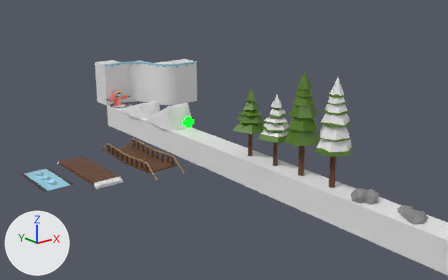
An edit to the Blender file slick/art/Level Assets/LevelAssets.blend, drawn before and after from the same camera.
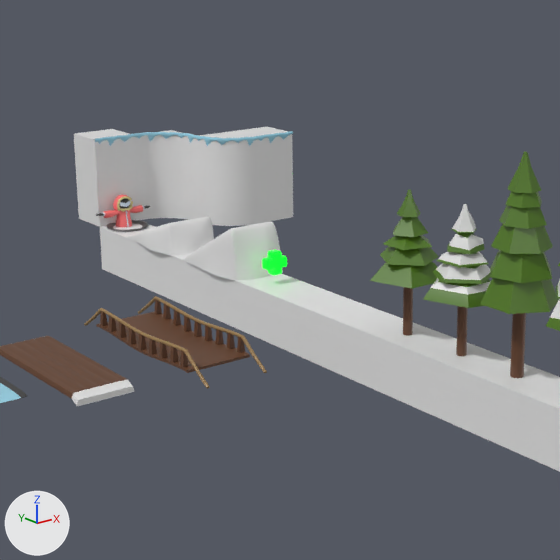
Each version appears first whole from a 50 mm camera at (-48.3, -63.1, 24.9) aimed at (-2.8, -6.2, 2.1), and next in a close-up on the part from 14% to 72% of the width and 0% to 93% of the height. Lighting does not change. The marker at lower left points along +X, +Y and +Z.

The first close-up shows 'Bridge_Logs.001', 'Bridge_Rope.001', 'Curve_Inside', 'Curve_Outside', 'Floor FOR SCALE', 'Ramp_20deg_Snow.001', 'Ramp_30deg_Snow.001', 'Tree_Tall_1_NoSnow.001', 'Tree_Tall_1_Snow.001', 'Tree_Tall_2_NoSnow.001', 'Wall_AllSides.003', 'Wall_Standard'.
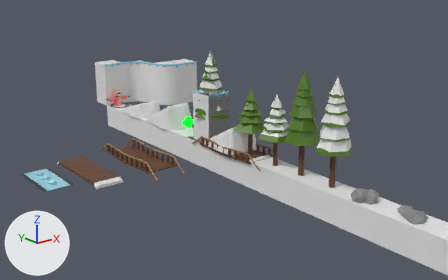
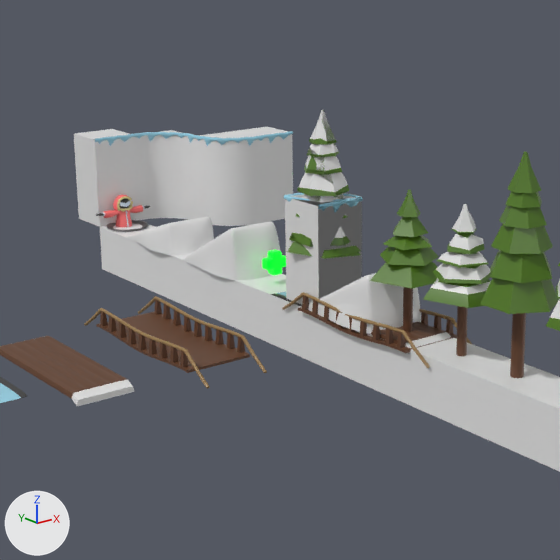
Commit message: corrected boost pad

What differs and where, as boxes (x1, y1, x2, y2) in the close-ups (560 x 560 px):
'Wall_Standard_Snow', added: after (285, 195, 362, 305)
'Ramp_30deg_Snow', added: after (308, 273, 421, 334)
'Tree_Tall_2_Snow', added: after (289, 110, 350, 247)
'Bridge_Rope', added: after (282, 292, 472, 368)
'Bridge_Logs', added: after (370, 322, 451, 354)
'Ramp_20deg_Snow', added: after (330, 304, 368, 334)
'Tree_Tall_2_NoSnow', added: after (289, 110, 349, 247)
'Tree_Tall_1_Snow', added: after (287, 236, 360, 259)
'Wall_NoSides_Snow', added: after (318, 197, 363, 212)
'Tree_Tall_1_NoSnow', added: after (303, 235, 360, 258)
'Wall_Curve_Outside_Snow', added: after (284, 193, 362, 206)
'BoostPad', added: after (271, 291, 302, 307)
'Wall_Curve_Inside_Snow', added: after (287, 193, 361, 198)

Patch to the scene script:
```diff
--- a/slick/art/Level Assets/LevelAssets.blend.py
+++ b/slick/art/Level Assets/LevelAssets.blend.py
@@ me_plane_002 @@
+me_plane_002.from_pydata(...)  # 188 vertices, 166 faces; spans x -1.66..1.66, y -3.33..3.33, z 0.0..0.15
+me_plane_002.polygons.foreach_set('use_smooth', [True] * 166)
+# faces by material slot: [100, 54, 8, 4]
+me_plane_002.materials.append(mat_boost_pad_sides)  # black #3c3c3c
+me_plane_002.materials.append(mat_ice)  # cyan #98d3e7
+me_plane_002.materials.append(mat_ice_dark_001)  # cyan #7aaaba
+me_plane_002.materials.append(mat_ice_light)  # cyan #a7e9ff
@@ ob_boostpad @@
+ob_boostpad = bpy.data.objects.new('BoostPad', me_plane_002)
+ob_boostpad.location = (0.0, 0.0, 0.0)
@@ ob_bridge_logs @@
+ob_bridge_logs = bpy.data.objects.new('Bridge_Logs', me_plane_010.copy())  # the mesh of ob_bridge_logs
+ob_bridge_logs.location = (0.0, 0.0, 0.0)
@@ ob_bridge_rope @@
+ob_bridge_rope = bpy.data.objects.new('Bridge_Rope', me_plane_007.copy())  # the mesh of ob_bridge_rope
+ob_bridge_rope.location = (0.0, 0.0, 0.0)
@@ ob_tree_tall_2_snow @@
+ob_tree_tall_2_snow = bpy.data.objects.new('Tree_Tall_2_Snow', me_cylinder_011.copy())  # the mesh of ob_tree_tall_2_snow
+ob_tree_tall_2_snow.location = (0.0, 0.0, 0.0)
@@ ob_tree_tall_2_nosnow @@
+ob_tree_tall_2_nosnow = bpy.data.objects.new('Tree_Tall_2_NoSnow', me_cylinder_009.copy())  # the mesh of ob_tree_tall_2_nosnow
+ob_tree_tall_2_nosnow.location = (0.0, 0.0, 0.0)
@@ ob_tree_tall_1_snow @@
+ob_tree_tall_1_snow = bpy.data.objects.new('Tree_Tall_1_Snow', me_cylinder_001.copy())  # the mesh of ob_tree_tall_1_snow
+ob_tree_tall_1_snow.location = (0.0, 0.0, 0.0)
@@ ob_tree_tall_1_nosnow @@
+ob_tree_tall_1_nosnow = bpy.data.objects.new('Tree_Tall_1_NoSnow', me_cylinder.copy())  # the mesh of ob_tree_tall_1_nosnow
+ob_tree_tall_1_nosnow.location = (0.0, 0.0, 0.0)
@@ ob_wall_curve_outside_snow @@
+ob_wall_curve_outside_snow = bpy.data.objects.new('Wall_Curve_Outside_Snow', me_cube_018.copy())  # the mesh of ob_wall_curve_outside_snow
+ob_wall_curve_outside_snow.location = (0.0, 0.0, 0.0)
@@ ob_wall_curve_inside_snow @@
+ob_wall_curve_inside_snow = bpy.data.objects.new('Wall_Curve_Inside_Snow', me_cube_017.copy())  # the mesh of ob_wall_curve_inside_snow
+ob_wall_curve_inside_snow.location = (0.0, 0.0, 0.0)
@@ ob_wall_nosides_snow @@
+ob_wall_nosides_snow = bpy.data.objects.new('Wall_NoSides_Snow', me_cube_016.copy())  # the mesh of ob_wall_nosides_snow
+ob_wall_nosides_snow.location = (0.0, 0.0, 0.0)
@@ ob_wall_standard_snow @@
+ob_wall_standard_snow = bpy.data.objects.new('Wall_Standard_Snow', me_cube_015.copy())  # the mesh of ob_wall_standard_snow
+ob_wall_standard_snow.location = (0.0, 0.0, 0.0)
@@ ob_ramp_30deg_snow @@
+ob_ramp_30deg_snow = bpy.data.objects.new('Ramp_30deg_Snow', me_cube_004.copy())  # the mesh of ob_ramp_30deg_snow
+ob_ramp_30deg_snow.location = (0.0, 0.0, 0.0)
+_m = ob_ramp_30deg_snow.modifiers.new('Subdivision', 'SUBSURF')
@@ ob_ramp_20deg_snow @@
+ob_ramp_20deg_snow = bpy.data.objects.new('Ramp_20deg_Snow', me_cube.copy())  # the mesh of ob_ramp_20deg_snow
+ob_ramp_20deg_snow.location = (0.0, 0.0, 0.0)
+_m = ob_ramp_20deg_snow.modifiers.new('Subdivision', 'SUBSURF')
```
